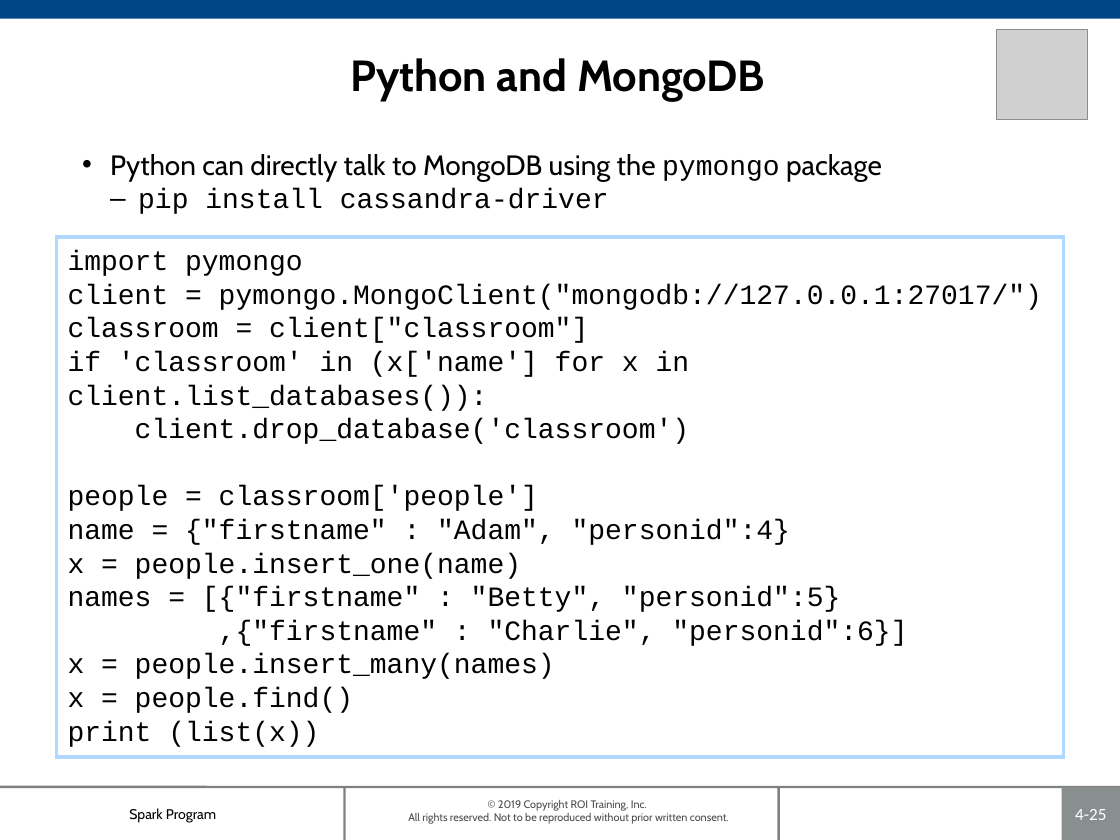
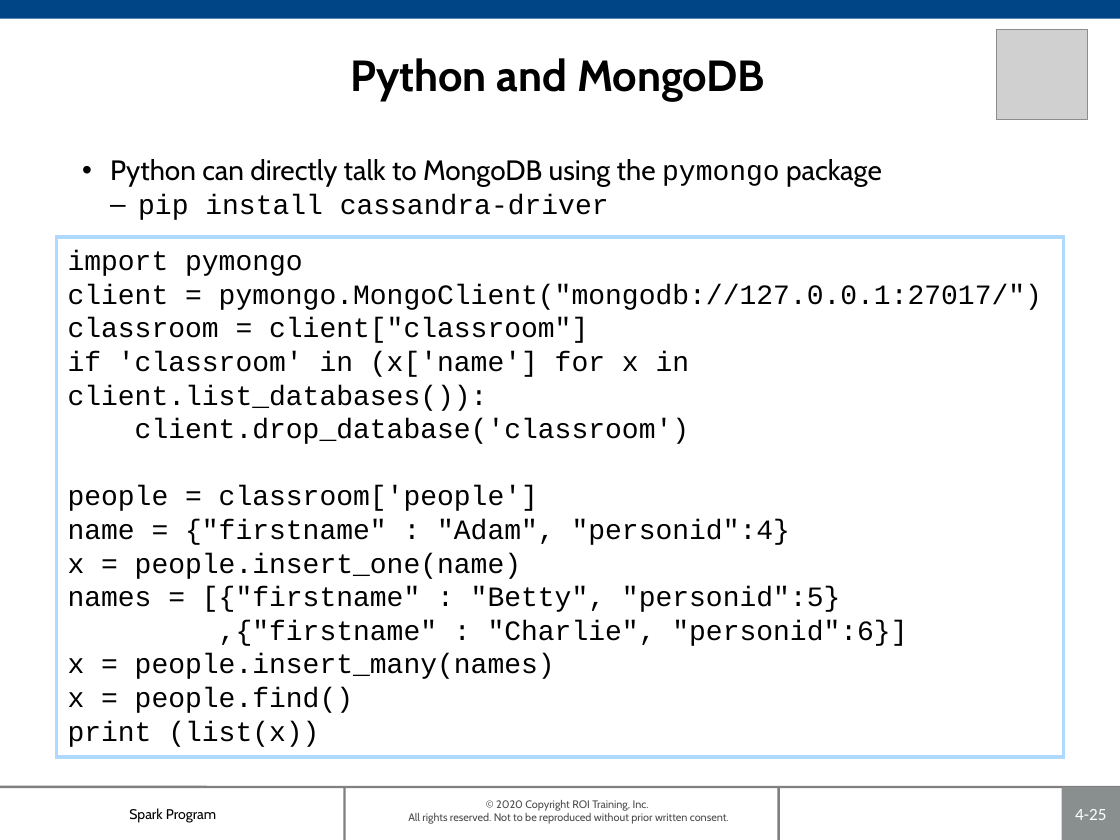
Before and after one commit to roitraining/SparkProgram, a slide deck: slide 25 of Day4/Day4-NoSQL.pptx. Drawn at 1120x840 pixels with LibreOffice and Linux fonts; fonts in the diff are those of the drawing; grey boxes stand for pictures; background and template pictures are left out. Boxes give left, top, right and bottom in pixels: in the first picture for what was removed or moved away, otherwise in the second. Text is boxed around its words. In the diff, an @@ line names an element or a change of style, - is before the commit and + after.

```diff
--- a/Day4/Day4-NoSQL.pptx
+++ b/Day4/Day4-NoSQL.pptx
@@ text "Python can directly talk to ..." moved from (x1=110, y1=154, x2=882, y2=214) to (x1=110, y1=159, x2=882, y2=220) @@
@@ text at (x1=408, y1=800, x2=729, y2=824): text changed @@
-© 2019 Copyright ROI Training, Inc.
-All rights reserved. Not to be reproduced without prior written consent.
+© 2020 Copyright ROI Training, Inc.
+All rights reserved. Not to be reproduced without prior written consent.
```
Also in this commit, not shown: 29 other slides changed, 1 other file.
